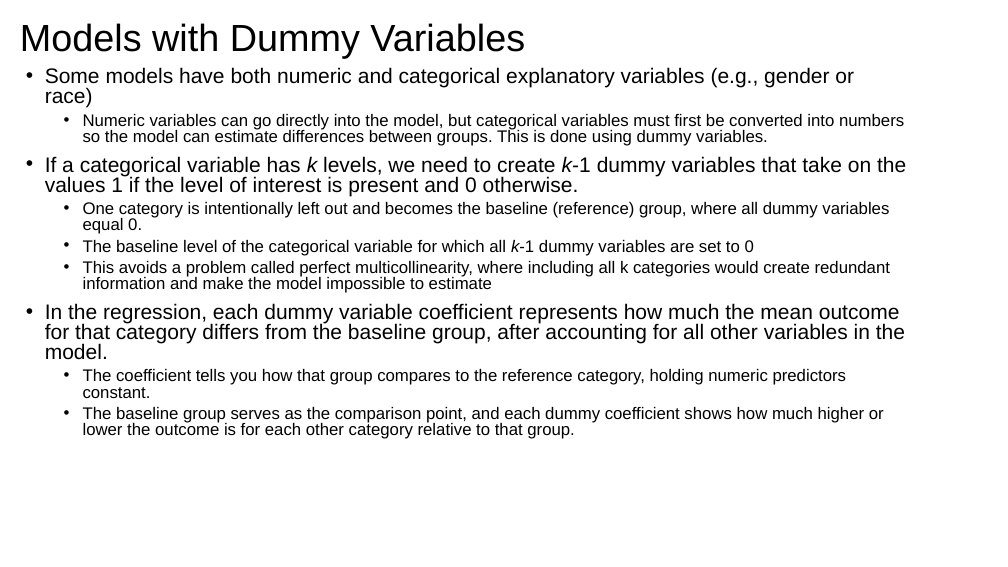
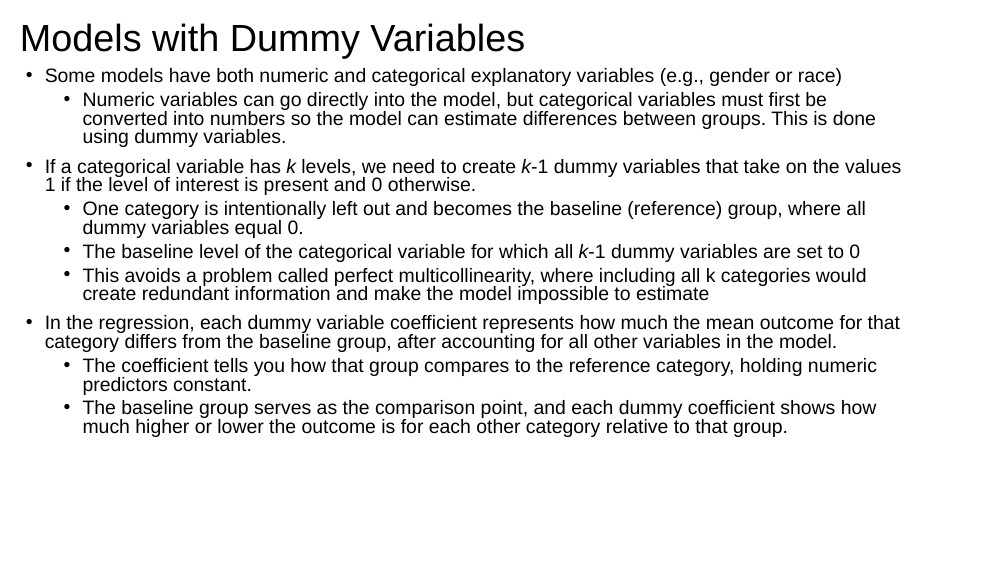
Before and after one commit to issues-osu/statsii-spring2026, a slide deck: slide 11 of slides/dummy/dummy_vars2026.pptx. Drawn at 1008x567 pixels with LibreOffice and Linux fonts; fonts in the diff are those of the drawing. Boxes give left, top, right and bottom in pixels: in the first picture for what was removed or moved away, otherwise in the second. Text is boxed around its words. In the diff, an @@ line names an element or a change of style, - is before the commit and + after.

```diff
--- a/slides/dummy/dummy_vars2026.pptx
+++ b/slides/dummy/dummy_vars2026.pptx
@@ text "Some models have both numeric ..." at (45, 68, 901, 437): size 20 to 18.5 pt in "Some models have both numeric and categorical ...", "If a categorical variable has k levels, ...", "In the regression, each dummy variable coefficient ..."; size 16 to 18.5 pt in "Numeric variables can go directly into the ...", "One category is intentionally left out and ...", "The baseline level of the categorical variable ...", "This avoids a problem called perfect multicollinearity, ..." and 2 more places @@
```
Also in this commit, not shown: 2 other slides changed, 2 other files.
